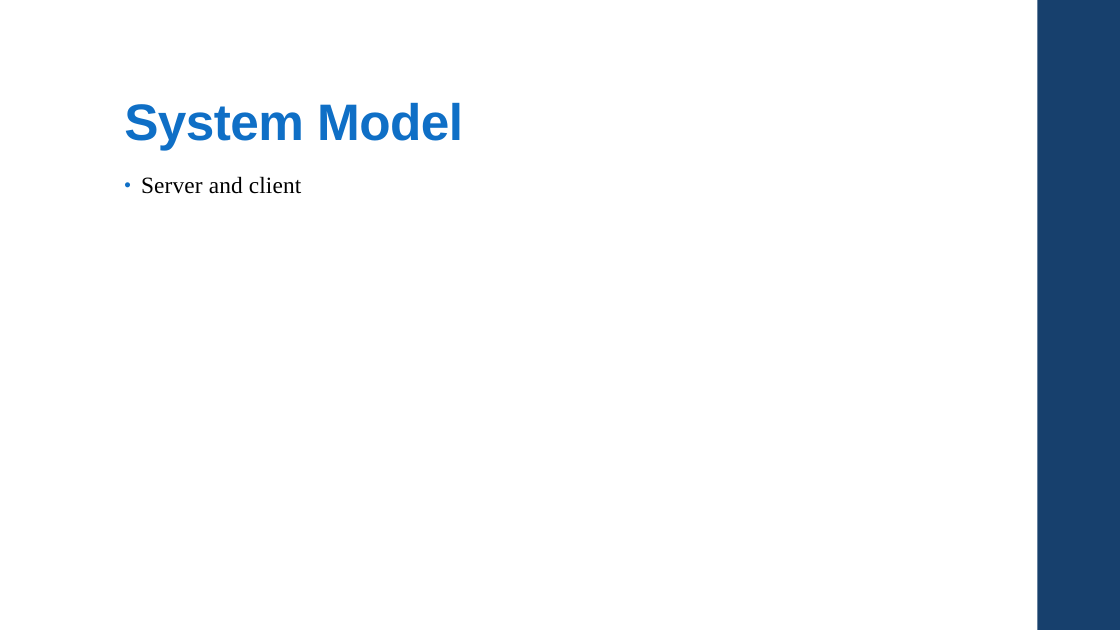
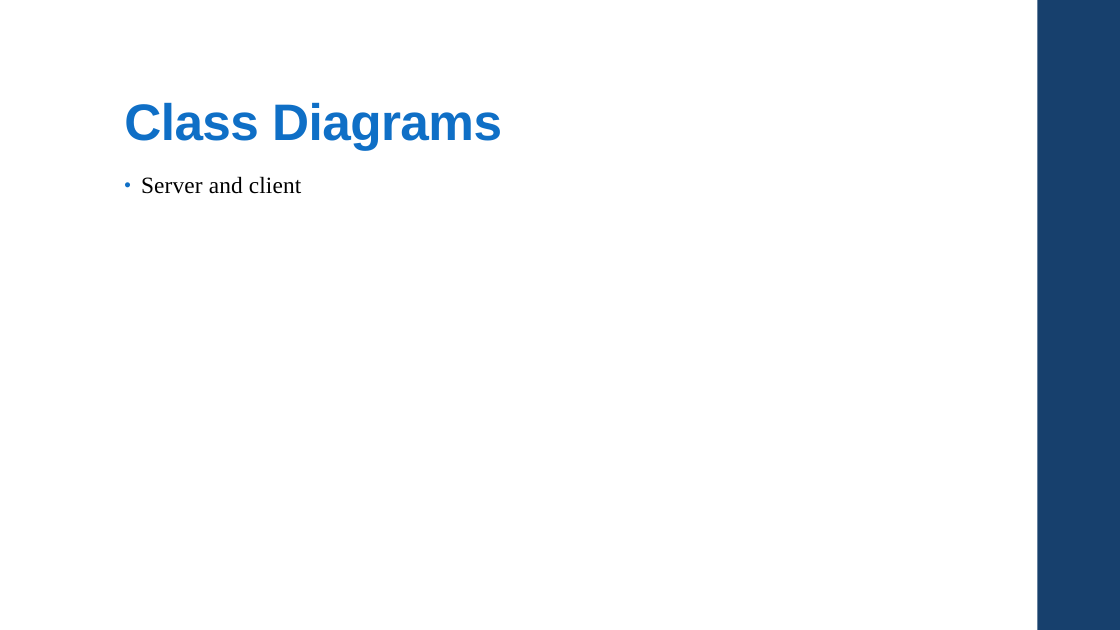
Before and after one commit to csc4350adept/csc4350, a slide deck: slide 14 of Documentation/Pres.pptx (slide 8 before the commit). Drawn at 1120x630 pixels with LibreOffice and Linux fonts; fonts in the diff are those of the drawing. Boxes give left, top, right and bottom in pixels: in the first picture for what was removed or moved away, otherwise in the second. Text is boxed around its words. In the diff, an @@ line names an element or a change of style, - is before the commit and + after.

```diff
--- a/Documentation/Pres.pptx
+++ b/Documentation/Pres.pptx
@@ title at <box>124,102,502,150</box>: text changed @@
-System Model
+Class Diagrams
```
Also in this commit, not shown: 1 other slide changed, 8 slides added, 4 slides removed, 5 other files.
